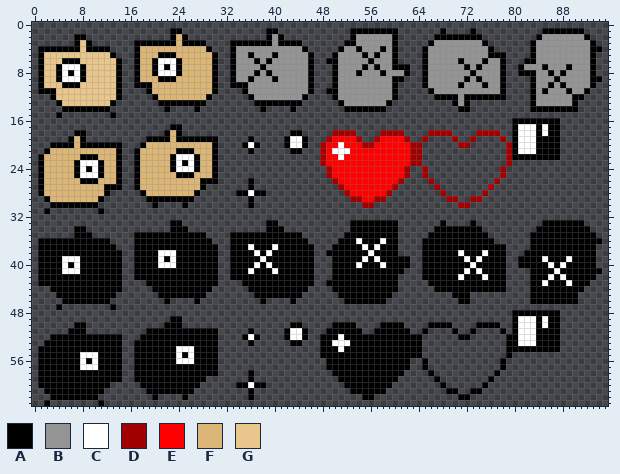
Edited in one commit: sprite sheet (gd_ino/assets/images/player.png). This is how it looked before the edit.
The file is 384x256 pixels, drawn in blocks of 4x4; one block is one cell here.
Palette (. is transparent): A #000000  B #949494  C #ffffff  D #a10000  E #ff0000  F #dbb677  G #e9c68b
And afterwards:
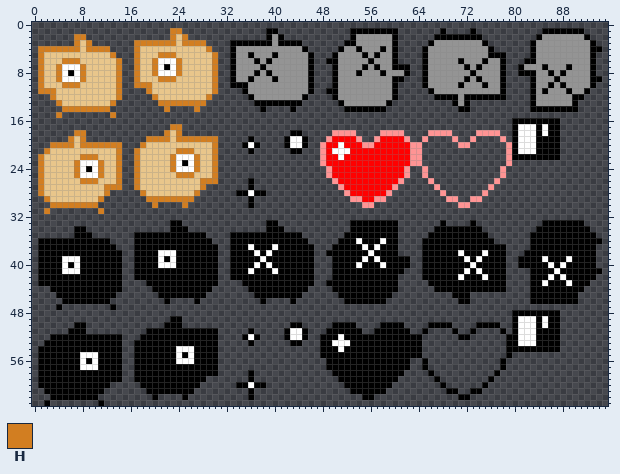
Colours new in this view: H #d27e21
From old to new:
colour D: #a10000 -> #ff9494
y 1: x 23..24 AA -> HH
y 2: x 7..8 AA -> HH; x 23..25 AFA -> HGH
y 3: x 7 A -> H; x 9 A -> H; x 17..28 AAAAAAAFAAAA -> HHHHHHHGHHHH
y 4: x 1..7 AAAAAAA -> HHHHHHH; x 9..12 AAAA -> HHHH; x 17..29 AFFFFFFFFFFFA -> HGGGGGGGGGGGH
y 5: x 1 A -> H; x 13 A -> H; x 17..30 AFFFAAAFFFFFFA -> HGGGHHHGGGGGGH
y 6: x 1 A -> H; x 5..7 AAA -> HHH; x 14 A -> H; x 17..20 AFFA -> HGGH; x 24..30 AFFFFFA -> HGGGGGH
y 7..8: x 1 A -> H; x 4 A -> H; x 8 A -> H; x 14 A -> H; x 17..20 AFFA -> HGGH; x 24..30 AFFFFFA -> HGGGGGH
y 9: x 1 A -> H; x 4 A -> H; x 8 A -> H; x 14 A -> H; x 17..30 AFFFAAAFFFFFFA -> HGGGHHHGGGGGGH
y 10: x 1 A -> H; x 5..7 AAA -> HHH; x 14 A -> H; x 17..30 AAAFFFFFFFFFFA -> HHHGGGGGGGGGGH
y 11: x 1..3 AAA -> HHH; x 14 A -> H; x 19..30 AFFFFFFFFFFA -> HGGGGGGGGGGH
y 12: x 3 A -> H; x 14 A -> H; x 20..29 AFFFFFFFFA -> HGGGGGGGGH
y 13: x 4 A -> H; x 13 A -> H; x 21..28 AAAAAAAA -> HHHHHHHH
y 14: x 5..12 AAAAAAAA -> HHHHHHHH; x 22 A -> H; x 27 A -> H
y 15: x 4 A -> H; x 13 A -> H
y 17: x 23..24 AA -> HH
y 18: x 7..8 AA -> HH; x 22..24 AFA -> HGH
y 19: x 6..8 AFA -> HGH; x 19..30 AAAAFAAAAAAA -> HHHHGHHHHHHH
y 20: x 3..14 AAAAFAAAAAAA -> HHHHGHHHHHHH; x 18..30 AFFFFFFFFFFFA -> HGGGGGGGGGGGH
y 21: x 2..14 AFFFFFFFFFFFA -> HGGGGGGGGGGGH; x 17..30 AFFFFFFAAAFFFA -> HGGGGGGHHHGGGH
y 22: x 1..14 AFFFFFFAAAFFFA -> HGGGGGGHHHGGGH; x 17..23 AFFFFFA -> HGGGGGH; x 27..30 AFFA -> HGGH
y 23..24: x 1..7 AFFFFFA -> HGGGGGH; x 11..14 AFFA -> HGGH; x 17..23 AFFFFFA -> HGGGGGH; x 27..30 AFFA -> HGGH
y 25: x 1..7 AFFFFFA -> HGGGGGH; x 11..14 AFFA -> HGGH; x 17..30 AFFFFFFAAAFFFA -> HGGGGGGHHHGGGH
y 26: x 1..14 AFFFFFFAAAFFFA -> HGGGGGGHHHGGGH; x 17..30 AFFFFFFFFFFAAA -> HGGGGGGGGGGHHH
y 27: x 1..14 AFFFFFFFFFFAAA -> HGGGGGGGGGGHHH; x 17..28 AFFFFFFFFFFA -> HGGGGGGGGGGH
y 28: x 1..12 AFFFFFFFFFFA -> HGGGGGGGGGGH; x 18..27 AFFFFFFFFA -> HGGGGGGGGH
y 29: x 2..11 AFFFFFFFFA -> HGGGGGGGGH; x 19..26 AAAAAAAA -> HHHHHHHH
y 30: x 3..10 AAAAAAAA -> HHHHHHHH; x 20 A -> H; x 25 A -> H
y 31: x 2 A -> H; x 11 A -> H
Changed places in both pictures, as pixel boxes (x1, y1, x2, y2):
changed: (38, 28, 218, 214)
changed: (320, 130, 512, 208)
